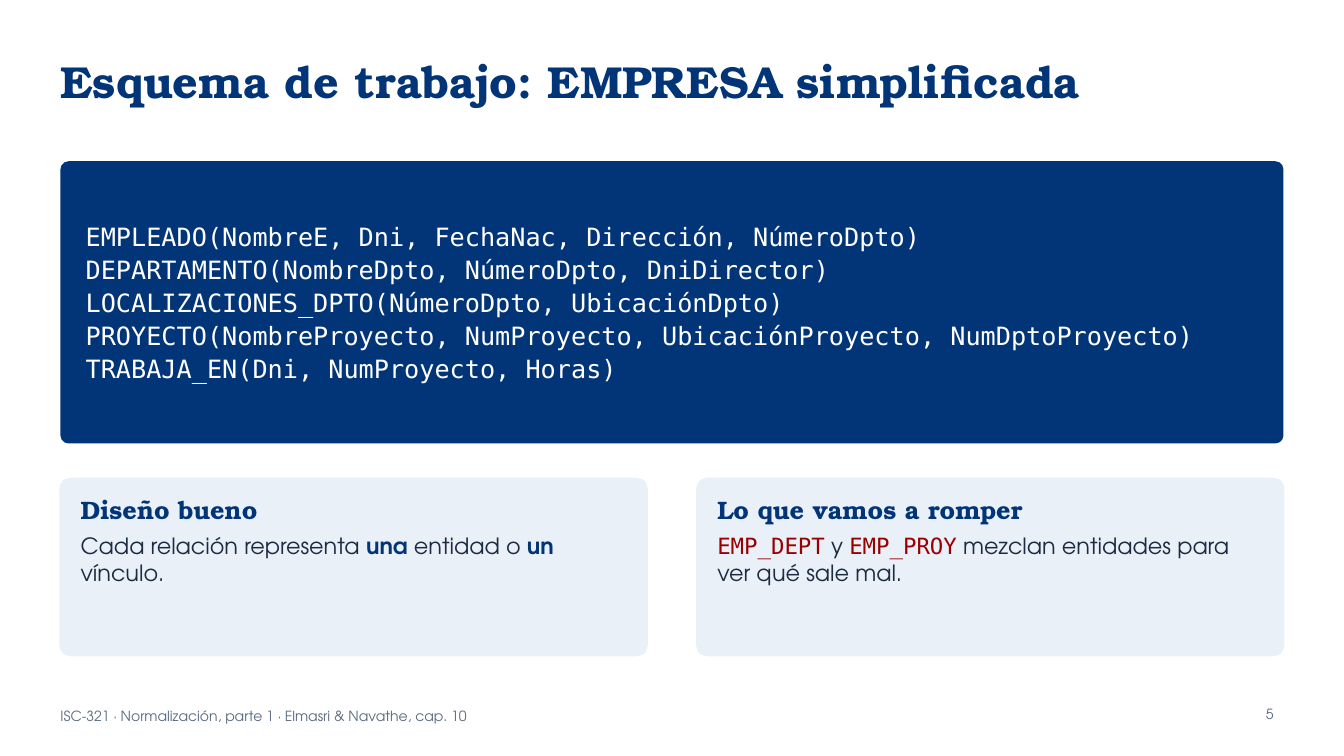
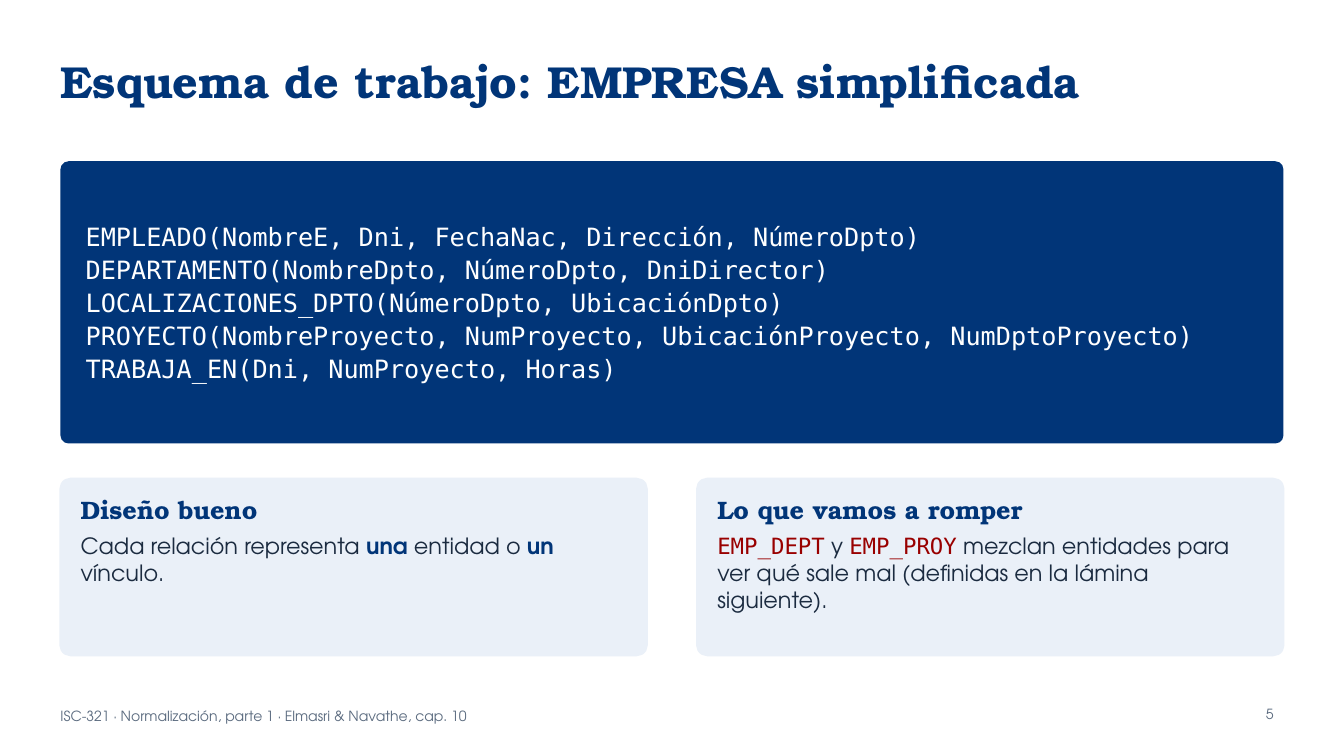
Before and after one commit to ISCODIGO/iscodigo.github.io, a slide deck: slide 5 of isc-321/unidad-3/normalizacion.pptx. Drawn at 1344x756 pixels with LibreOffice and Linux fonts; fonts in the diff are those of the drawing. Boxes give left, top, right and bottom in pixels: in the first picture for what was removed or moved away, otherwise in the second. Text is boxed around its words. In the diff, an @@ line names an element or a change of style, - is before the commit and + after.

```diff
--- a/isc-321/unidad-3/normalizacion.pptx
+++ b/isc-321/unidad-3/normalizacion.pptx
@@ text at (x1=717, y1=537, x2=1229, y2=613): text changed @@
-EMP_DEPT y EMP_PROY mezclan entidades para ver qué sale mal.
+EMP_DEPT y EMP_PROY mezclan entidades para ver qué sale mal (definidas en la lámina siguiente).
```
Also in this commit, not shown: 1 slide added.
